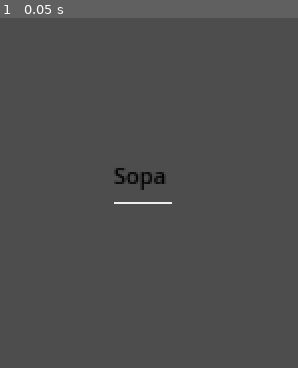
Above: before the commit, frame 1.
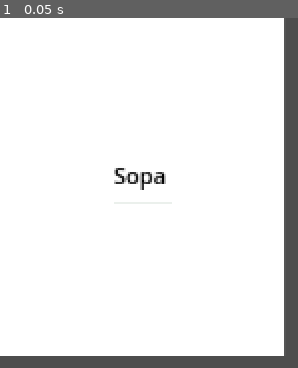
Above: after the commit, the same moment.

Repository: hhsoares/rato
Game: Godot game, scene res://prefabs/order.tscn
The game is run twice, just before and just after one commit, with the same random seed, the same clock (stepped at 60 frames per second) and the same inputs. The project has no main scene, so this scene is started directly. The engine's default icon, where the game draws it, is replaced by a stand-in: a white triangle on a blue panel in a dark square.
Inputs:
- Up to frame 1 (0.05 s): no input

The runs differ from the first frame. In frame 1, 92% of the frame differs, in the area x 0-96%, y 0-97%.

Commit message:
attempt to fix ingredient bench

Diff:
--- a/prefabs/interaction_components/ingredient_bench.tscn
+++ b/prefabs/interaction_components/ingredient_bench.tscn
@@ -1,19 +1,7 @@
-[gd_scene load_steps=7 format=3 uid="uid://bxs3op85e563c"]
+[gd_scene load_steps=5 format=3 uid="uid://c0g5d5bmbyeu5"]
 
-[ext_resource type="Script" uid="uid://cg32kq48ex4j" path="res://scripts/interaction_components/ingredient_bench.gd" id="1_m1yk4"]
-[ext_resource type="Texture2D" uid="uid://4luuk52y0kby" path="res://icon.svg" id="2_m3yr7"]
-[ext_resource type="PackedScene" uid="uid://cb7mc1c1fck2d" path="res://prefabs/interaction_components/interactable.tscn" id="3_m3yr7"]
-
-[sub_resource type="SpriteFrames" id="SpriteFrames_lg420"]
-animations = [{
-"frames": [{
-"duration": 1.0,
-"texture": ExtResource("2_m3yr7")
-}],
-"loop": true,
-"name": &"idle",
-"speed": 5.0
-}]
+[ext_resource type="Script" uid="uid://dxlpfcq0843k2" path="res://scripts/interaction_components/ingredient_bench.gd" id="1_jicwf"]
+[ext_resource type="PackedScene" uid="uid://cb7mc1c1fck2d" path="res://prefabs/interaction_components/interactable.tscn" id="3_xjjd3"]
 
 [sub_resource type="RectangleShape2D" id="RectangleShape2D_l33s4"]
 size = Vector2(21.333334, 21.333334)
@@ -21,13 +9,11 @@
 [sub_resource type="RectangleShape2D" id="RectangleShape2D_lg420"]
 size = Vector2(228, 208)
 
-[node name="IngredientBench" type="StaticBody2D" node_paths=PackedStringArray("ingredient_quantity_label")]
-script = ExtResource("1_m1yk4")
-ingredient_quantity_label = NodePath("IngredientQuantity")
+[node name="IngredientBench" type="StaticBody2D" node_paths=PackedStringArray("ingredient_quantity")]
+script = ExtResource("1_jicwf")
+ingredient_quantity = NodePath("IngredientQuantity")
 
-[node name="AnimatedSprite2D" type="AnimatedSprite2D" parent="."]
-sprite_frames = SubResource("SpriteFrames_lg420")
-animation = &"idle"
+[node name="AnimatedSprite2D" type="Sprite2D" parent="."]
 
 [node name="CollisionShape2D" type="CollisionShape2D" parent="."]
 scale = Vector2(1.5, 1.5)
--- a/prefabs/interaction_components/ingredient_bench2.tscn
+++ /dev/null
@@ -1,53 +0,0 @@
-[gd_scene load_steps=6 format=3 uid="uid://c0g5d5bmbyeu5"]
-
-[ext_resource type="Texture2D" uid="uid://4luuk52y0kby" path="res://icon.svg" id="2_84s6c"]
-[ext_resource type="PackedScene" uid="uid://cb7mc1c1fck2d" path="res://prefabs/interaction_components/interactable.tscn" id="3_xjjd3"]
-
-[sub_resource type="SpriteFrames" id="SpriteFrames_lg420"]
-animations = [{
-"frames": [{
-"duration": 1.0,
-"texture": ExtResource("2_84s6c")
-}],
-"loop": true,
-"name": &"idle",
-"speed": 5.0
-}]
-
-[sub_resource type="RectangleShape2D" id="RectangleShape2D_l33s4"]
-size = Vector2(21.333334, 21.333334)
-
-[sub_resource type="RectangleShape2D" id="RectangleShape2D_lg420"]
-size = Vector2(228, 208)
-
-[node name="IngredientBench" type="StaticBody2D"]
-
-[node name="AnimatedSprite2D" type="AnimatedSprite2D" parent="."]
-sprite_frames = SubResource("SpriteFrames_lg420")
-animation = &"idle"
-
-[node name="CollisionShape2D" type="CollisionShape2D" parent="."]
-scale = Vector2(1.5, 1.5)
-shape = SubResource("RectangleShape2D_l33s4")
-
-[node name="IngredientQuantity" type="Label" parent="."]
-anchors_preset = 8
-anchor_left = 0.5
-anchor_top = 0.5
-anchor_right = 0.5
-anchor_bottom = 0.5
-offset_left = -20.0
-offset_top = 65.0
-offset_right = 20.0
-offset_bottom = 88.0
-grow_horizontal = 2
-grow_vertical = 2
-size_flags_horizontal = 4
-text = "3/3"
-horizontal_alignment = 1
-
-[node name="Interactable" parent="." instance=ExtResource("3_xjjd3")]
-interact_name = "dsasdsdsd"
-
-[node name="CollisionShape2D" type="CollisionShape2D" parent="Interactable"]
-shape = SubResource("RectangleShape2D_lg420")
--- a/prefabs/order.tscn
+++ b/prefabs/order.tscn
@@ -24,7 +24,6 @@
 layout_mode = 0
 offset_right = 205.0
 offset_bottom = 244.0
-color = Color(1, 1, 1, 0)
 
 [node name="VBoxContainer" type="VBoxContainer" parent="PaperSheet"]
 layout_mode = 1
--- a/project.godot
+++ b/project.godot
@@ -16,7 +16,7 @@
 
 [editor_plugins]
 
-enabled=PackedStringArray("res://addons/godot-vim/plugin.cfg")
+enabled=PackedStringArray()
 
 [input]
 
--- a/scripts/interaction_components/ingredient_bench.gd
+++ b/scripts/interaction_components/ingredient_bench.gd
@@ -1,66 +1,20 @@
 extends StaticBody2D
 
 @onready var interactable : Area2D = $Interactable
-@export var ingredient_name: String   # Name of the ingredient generated by this bench
-@export var ingredient_icon: Texture2D            # Icon or sprite of the ingredient
-@export var max_quantity: int = 3                 # Maximum number of ingredients available
-@export var cooldown: float = 2.0                 # Cooldown time between generations (seconds)
-@export var ingredient_quantity_label: Label
-var current_quantity: int                         # Tracks how many ingredients are left
-var can_generate: bool = true                     # Controls if the bench is ready or cooling down
 
-signal ingredient_picked(ingredient: Dictionary)
+@export var ingredient: String
+@export var ingredient_icon: Texture2D
+
+@export var ingredient_quantity : Label
+@export var max_quantity : int = 3
+
+
+var current_quantity : int
 
 func _ready() -> void:
-	# Initialize with max quantity
 	interactable.interact = _on_interact
+
 	current_quantity = max_quantity
-	_update_label()
-
-
-func interact(player: Node) -> void:
-	# Check if the bench is in cooldown
-	if not can_generate:
-		print("Bench is cooling down...")
-		return
-
-	# Check if there are ingredients left
-	if current_quantity <= 0:
-		print("No more ", ingredient_name, " left!")
-		return
-
-	# Give ingredient only if the player has a pickup method and is not holding anything
-	if player.has_method("pickup_ingredient") and player.held_ingredient.is_empty():
-		var ingredient = {
-			"name": ingredient_name,
-			"icon": ingredient_icon
-		}
-		player.pickup_ingredient(ingredient)
-		emit_signal("ingredient_picked", ingredient)
-
-		# Reduce available quantity
-		current_quantity -= 1
-		_update_label()
-		print("Remaining: ", current_quantity)
-
-		# Start cooldown
-		can_generate = false
-		await get_tree().create_timer(cooldown).timeout
-		can_generate = true
-
-func _update_label() -> void:
-	if ingredient_quantity_label:
-		ingredient_quantity_label.text = str(current_quantity) + "/" + str(max_quantity)
 
 func _on_interact():
-	print("interagiu")
-
-
-''' CÓDIGO PRA COLOCAR NO PLAYER
-var held_ingredient: Dictionary = {}   # What the player is currently holding
-
-func pickup_ingredient(ingredient: Dictionary) -> void:
-    if held_ingredient.is_empty():
-        held_ingredient = ingredient
-        print("Picked up: ", ingredient["name"])
-'''
+	if player.holding_item == null and current_quantity >= 0:
--- a/scripts/interaction_components/ingredient_bench_2.gd
+++ /dev/null
@@ -1 +0,0 @@
-extends StaticBody2D
Not shown: 1 places in prefabs/interaction_components/ingredient_bench.tscn that only renumber resources
Not shown, changed: scripts/interaction_components/ingredient_bench.gd.uid
Not shown, removed: scripts/interaction_components/ingredient_bench_2.gd.uid
